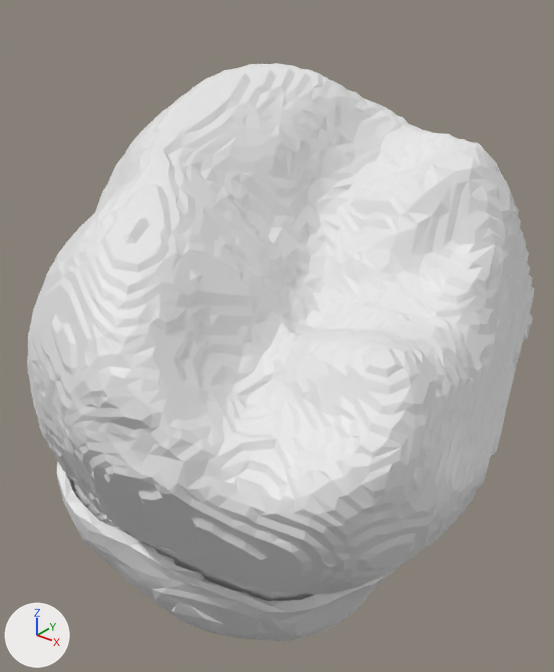
A saved change to the glTF model public/models/teeth/tooth-48.glb.
The view is the same before and after, from a 50 mm camera at (-2.005, 1.125, 0.864) aimed at (-3.031, 2.407, 0.069). Lighting does not change. The marker at lower left points along +X, +Y and +Z. The first picture is the older version. Where no turn or scale is listed for an object, it has been applied to the vertices.

Before the edit, the objects in view are built like this:
```python
me_cementum_48 = bpy.data.meshes.new('cementum-48')
me_cementum_48.from_pydata(...)  # 3636 vertices, 7280 faces; spans x -0.457..0.457, y -0.626..0.626, z -0.581..0.581
me_enamel_48 = bpy.data.meshes.new('enamel-48')
me_enamel_48.from_pydata(...)  # 6002 vertices, 12000 faces; spans x -1.0..1.0, y -0.99..0.99, z -0.84..0.84
me_pdl_48 = bpy.data.meshes.new('pdl-48')
me_pdl_48.from_pydata(...)  # 2502 vertices, 5000 faces; spans x -0.444..0.444, y -0.613..0.613, z -0.534..0.534
ob_cementum_48 = bpy.data.objects.new('cementum-48', me_cementum_48)
ob_cementum_48.location = (-2.96, 2.474, -0.318)
ob_enamel_48 = bpy.data.objects.new('enamel-48', me_enamel_48)
ob_enamel_48.location = (-2.879, 2.186, 0.275)
ob_enamel_48.scale = (0.498, 0.498, 0.498)
ob_pdl_48 = bpy.data.objects.new('pdl-48', me_pdl_48)
ob_pdl_48.location = (-3.003, 2.517, -0.397)
```
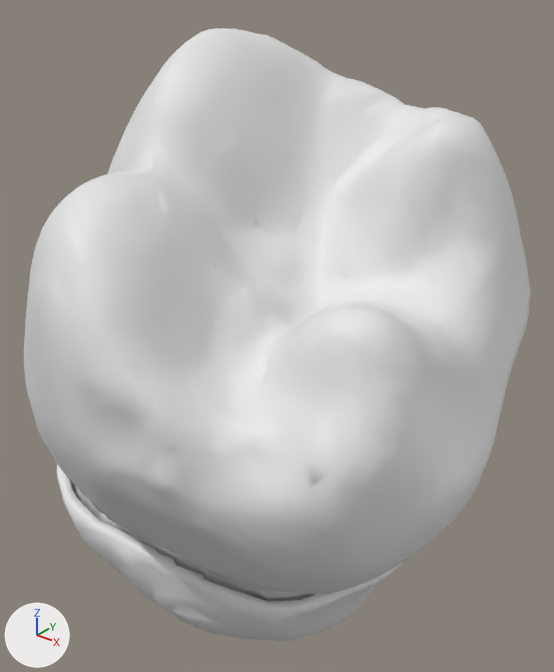
Where the newer file only moved an object's origin or applied its transform, the numbers keep the older frame.

Changed parts and their boxes (x1, y1, x2, y2) in the pictures (554 x 672 px):
```json
{"object": "enamel-48", "change": "reshaped, moved, rescaled", "before": [27, 63, 534, 595], "after": [24, 28, 531, 594], "on screen": "6% taller"}
```

Scene script edits in JSON lines:
```json
{"block": "me_enamel_48", "where": "# used by ob_enamel_48; location = (-2.879, 2.186, 0.275); scale = (0.498, 0.498, 0.498)"}
{"op": "remove", "block": "me_enamel_48", "code": "me_enamel_48.from_pydata(...)  # 6002 vertices, 12000 faces; spans x -1.0..1.0, y -0.99..0.99, z -0.84..0.84"}
{"op": "add", "block": "me_enamel_48", "code": "me_enamel_48.from_pydata(...)  # 6002 vertices, 12000 faces; spans x -0.99..0.99, y -1.0..1.0, z -0.91..0.91"}
{"block": "me_enamel_48", "change": "me_enamel_48 part 1: 6002 of 6002 vertices moved; they spanned x -1.0..1.0, y -0.99..0.99, z -0.84..0.84 and now span x -0.99..0.99, y -1.0..1.0, z -0.91..0.91; mean shift (0.01, 0.0, -0.05)"}
{"op": "set", "path": "ob_enamel_48.location", "old": "(-2.879, 2.186, 0.275)", "new": "(-2.882, 2.179, 0.308)"}
{"op": "set", "path": "ob_enamel_48.scale", "old": "(0.498, 0.498, 0.498)", "new": "(0.5, 0.5, 0.5)"}
```
